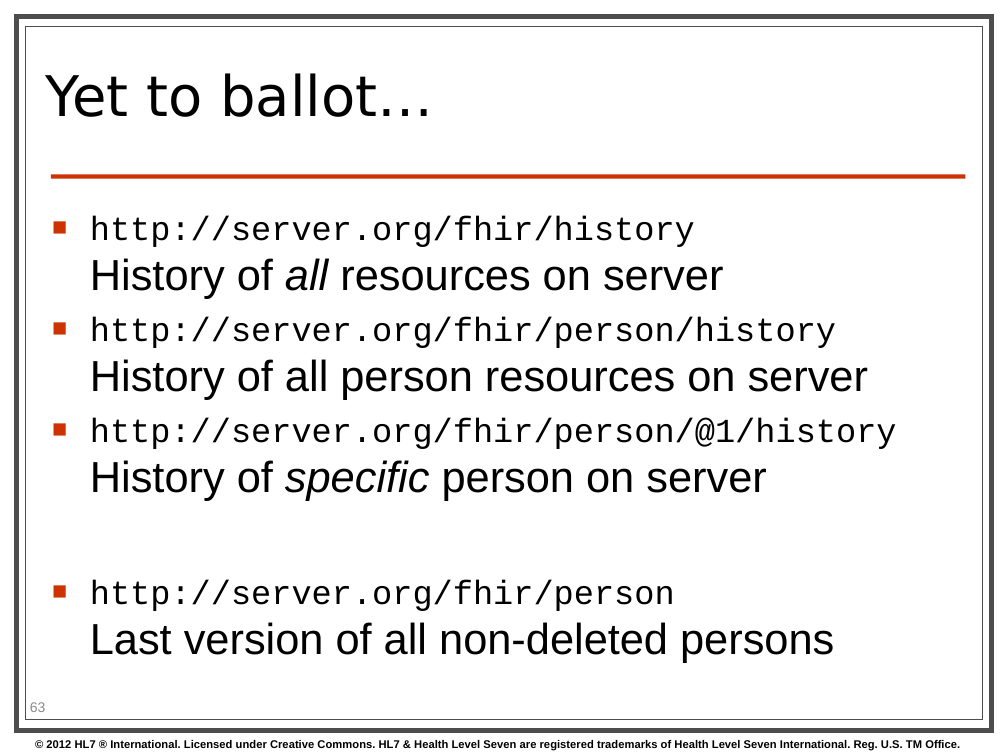
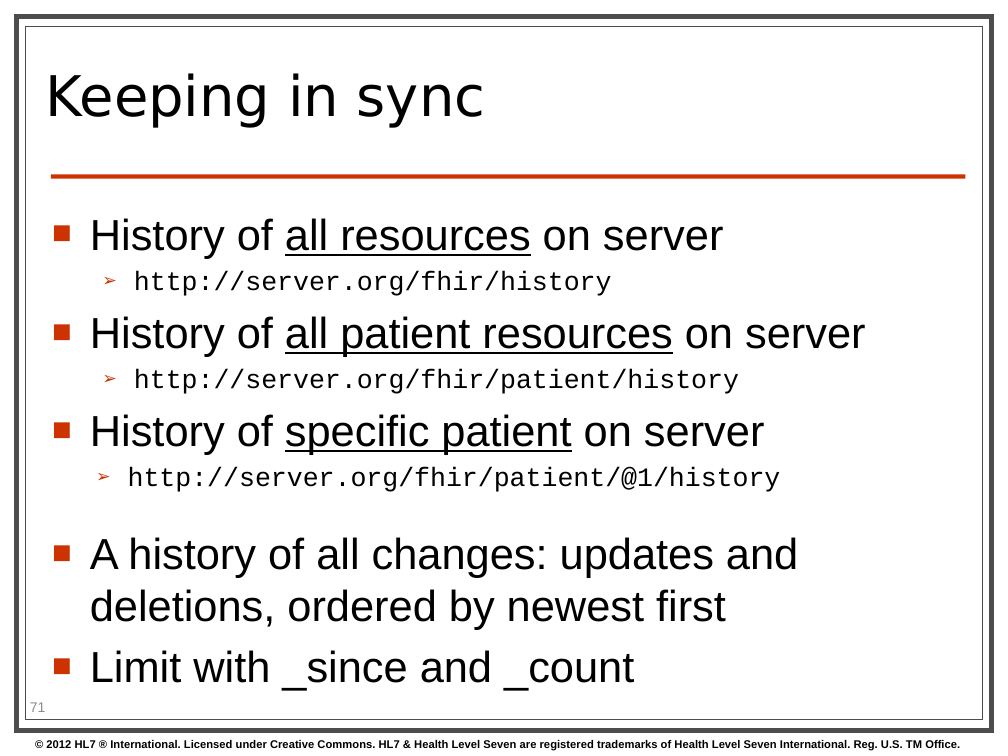
Before and after one commit to vista-novo/fhir, a slide deck: slide 71 of presentations/2013-05 Tutorials/201305 - Atlanta - FhirForDevelopersWGMTutorial.pptx (slide 63 before the commit). Drawn at 1008x756 pixels with LibreOffice and Linux fonts; fonts in the diff are those of the drawing; background and template pictures are left out. Boxes give left, top, right and bottom in pixels: in the first picture for what was removed or moved away, otherwise in the second. Text is boxed around its words. In the diff, an @@ line names an element or a change of style, - is before the commit and + after.

```diff
--- a/presentations/2013-05 Tutorials/201305 - Atlanta - FhirForDevelopersWGMTutorial.pptx
+++ b/presentations/2013-05 Tutorials/201305 - Atlanta - FhirForDevelopersWGMTutorial.pptx
@@ title at (46, 73, 485, 127): text changed @@
-Yet to ballot…
+Keeping in sync
@@ text at (90, 218, 865, 690): text changed; size 24 to 31 pt; font Courier New to Arial @@
-■ http://server.org/fhir/history
-  History of all resources on server
-■ http://server.org/fhir/person/history
-  History of all person resources on server
-■ http://server.org/fhir/person/@1/history
-  History of specific person on server
-■ http://server.org/fhir/person
-  Last version of all non-deleted persons
+■ History of all resources on server
+  ➢ http://server.org/fhir/history
+■ History of all patient resources on server
+  ➢ http://server.org/fhir/patient/history
+■ History of specific patient on server
+  ➢ http://server.org/fhir/patient/@1/history
+■ A history of all changes: updates and deletions, ordered by newest first
+■ Limit with _since and _count
@@ page number at (30, 702, 46, 712): text changed @@
-63
+71
```
Also in this commit, not shown: 35 other slides changed, 10 slides added, 14 slides removed.
